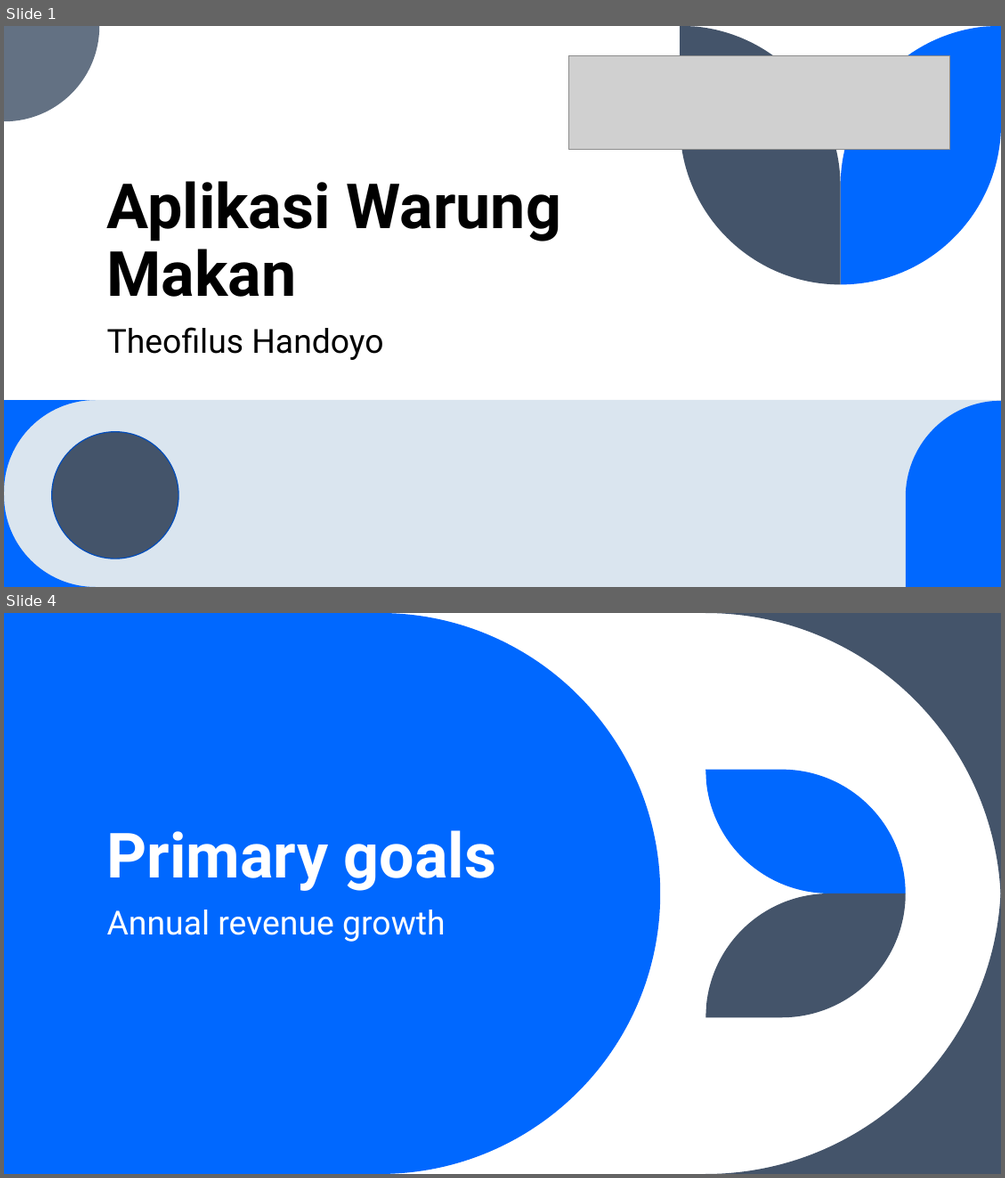
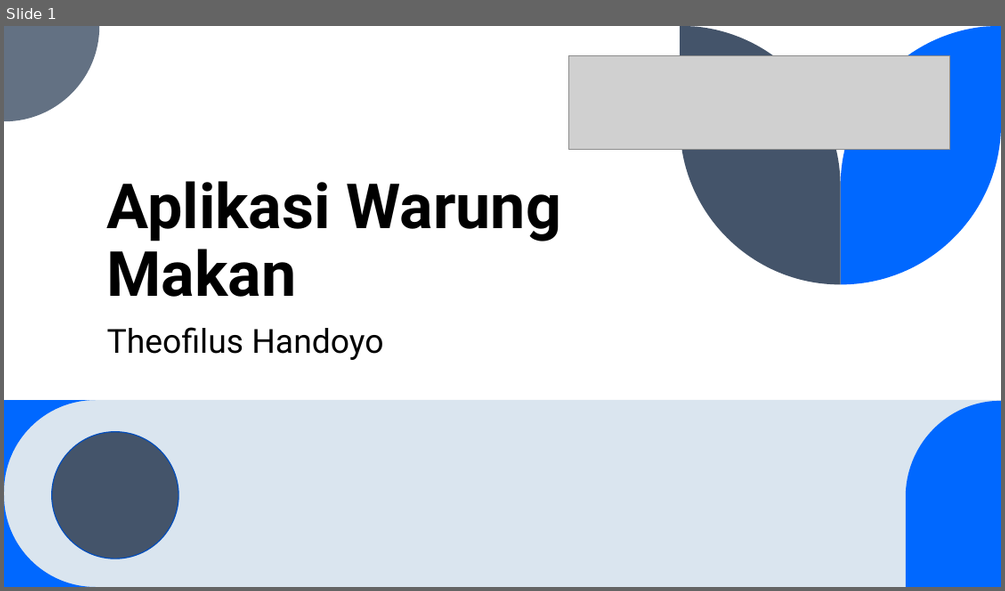
Before and after one commit to Theofilush/warung-makan, a slide deck: documentation/Aplikasi Warung Makan.pptx. Shown one above the other, each under a label of ours: slides 1 and 4 before the commit, slide 1 after it; the slides between them are not shown. The pictures are 1005x1178 and 1005x591 pixels, drawn with LibreOffice and Linux fonts; fonts in the diff are those of the drawing; grey boxes stand for pictures. Boxes give left, top, right and bottom in pixels: in the first picture for what was removed or moved away, otherwise in the second. Text is boxed around its words. In the diff, an @@ line names an element or a change of style, - is before the commit and + after.

```diff
--- a/documentation/Aplikasi Warung Makan.pptx
+++ b/documentation/Aplikasi Warung Makan.pptx
@@ slide 4 removed at box(4, 613, 1001, 1174), background #FFFFFF @@
@@ freeform shape removed at box(4, 613, 661, 1174) @@
@@ freeform shape removed at box(705, 613, 1001, 908) @@
@@ freeform shape removed at box(705, 770, 905, 893) @@
@@ title removed at box(107, 830, 497, 891) @@
-Primary goals
@@ freeform shape removed at box(705, 878, 1001, 1174) @@
@@ freeform shape removed at box(705, 893, 905, 1018) @@
@@ subtitle removed at box(107, 909, 445, 941) @@
-Annual revenue growth
```
Also in this commit, not shown: 10 slides changed, 7 slides added, 3 other slides removed, 13 other files.
